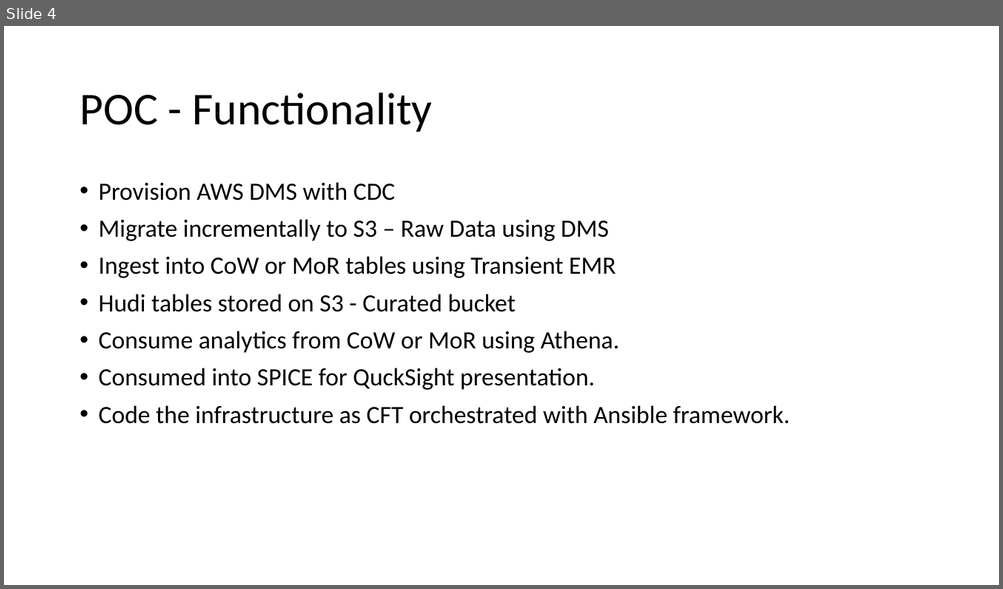
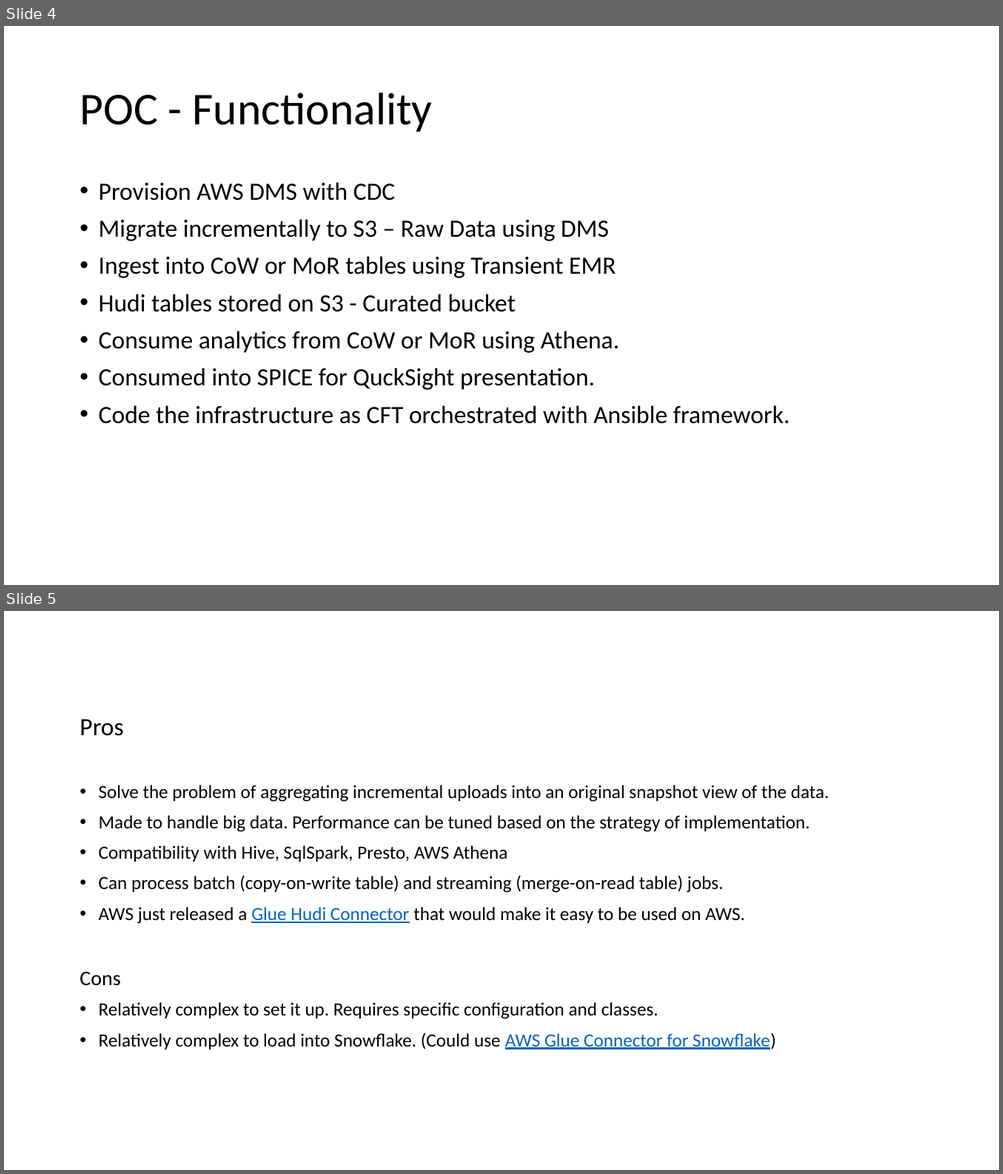
Before and after one commit to sudharsanannarasimhraghavan/aws-hudi-demo, a slide deck: docs/hudi-architecture.pptx. Shown one above the other, each under a label of ours: slide 4 before the commit, slides 4 and 5 after it. The pictures are 1003x589 and 1003x1174 pixels, drawn with LibreOffice and Linux fonts; fonts in the diff are those of the drawing. Boxes give left, top, right and bottom in pixels: in the first picture for what was removed or moved away, otherwise in the second. Text is boxed around its words. In the diff, an @@ line names an element or a change of style, - is before the commit and + after.

```diff
--- a/docs/hudi-architecture.pptx
+++ b/docs/hudi-architecture.pptx
@@ slide 5 added at (4, 611, 999, 1170), background #FFFFFF @@
@@ text added at (79, 719, 829, 1050), 18 pt, text #000000 @@
+Pros
+• Solve the problem of aggregating incremental uploads into an original snapshot view of the data.
+• Made to handle big data. Performance can be tuned based on the strategy of implementation.
+• Compatibility with Hive, SqlSpark, Presto, AWS Athena
+• Can process batch (copy-on-write table) and streaming (merge-on-read table) jobs.
+• AWS just released a Glue Hudi Connector that would make it easy to be used on AWS.
+Cons
+• Relatively complex to set it up. Requires specific configuration and classes.
+• Relatively complex to load into Snowflake. (Could use AWS Glue Connector for Snowflake)
```
Also in this commit, not shown: 7 other files.
